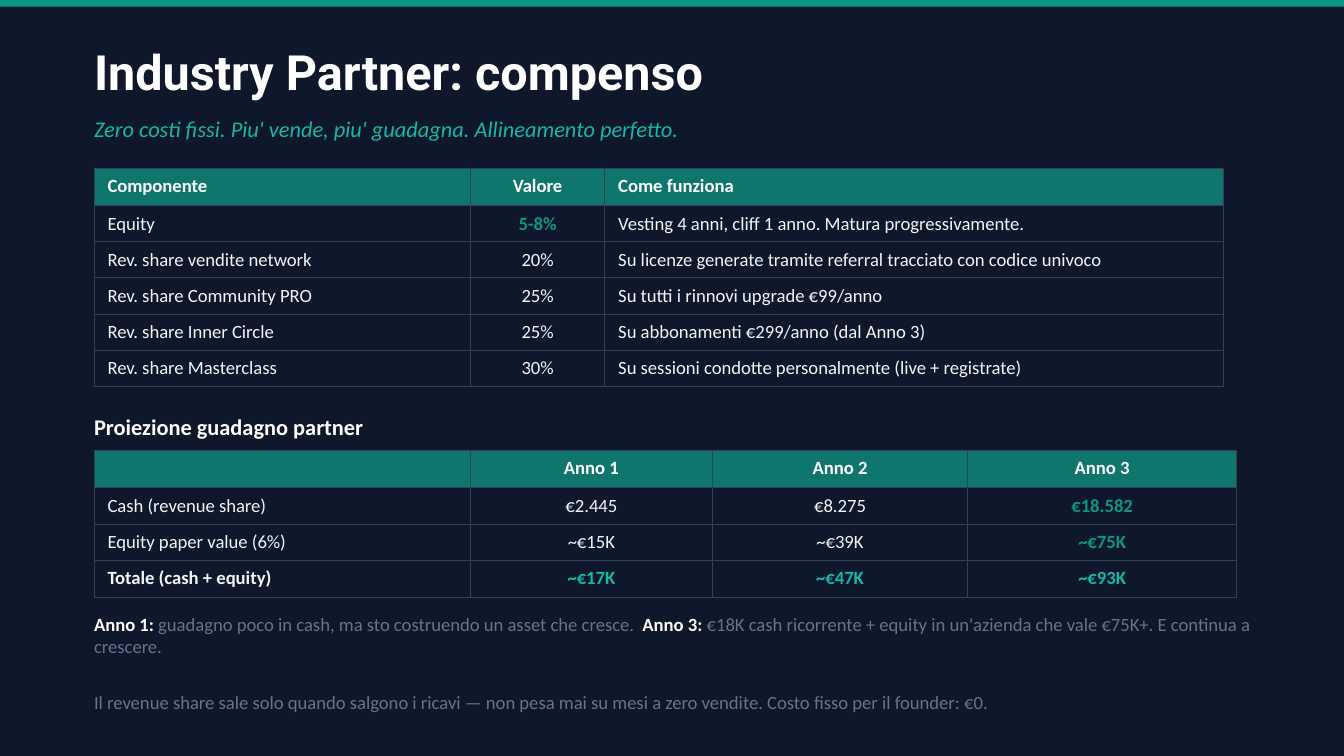
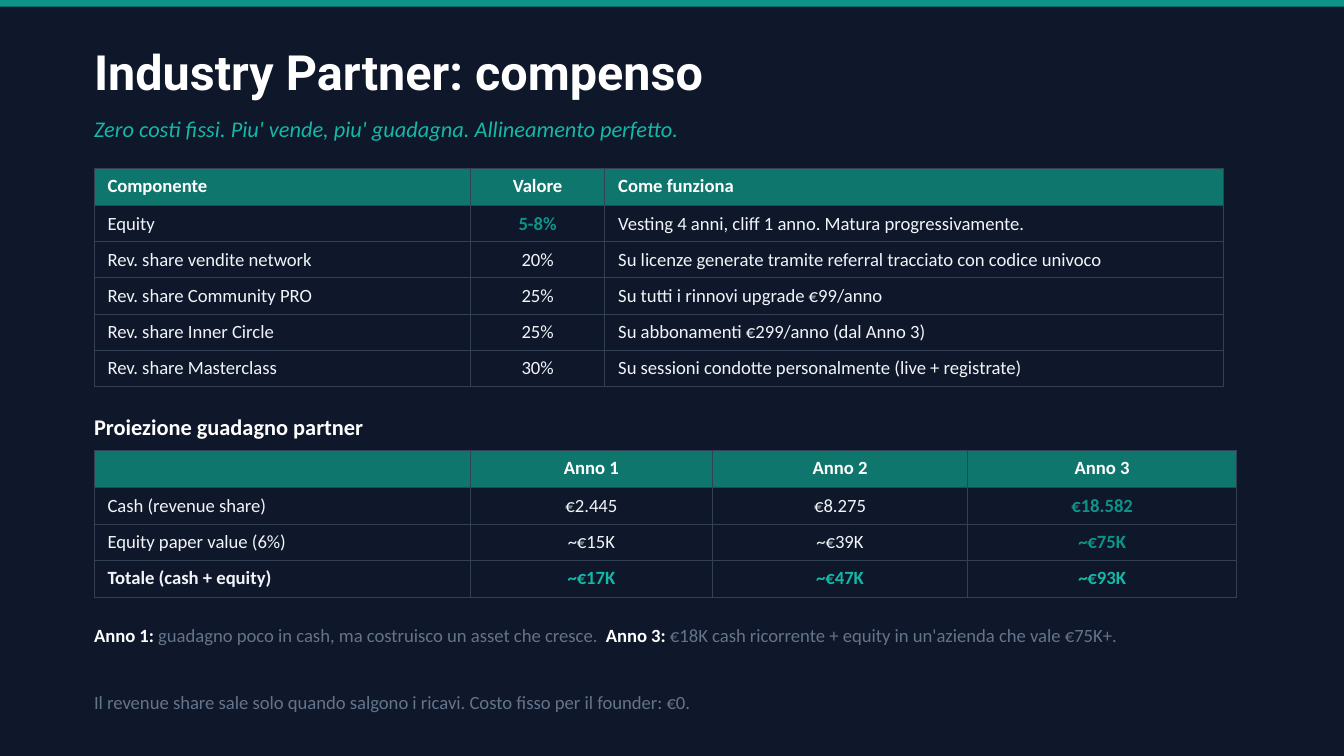
Before and after one commit to gverardo87-lab/FitManager_Studio-, a slide deck: slide 18 of docs/FitManager_PitchDeck.pptx. Drawn at 1344x756 pixels with LibreOffice and Linux fonts; fonts in the diff are those of the drawing. Boxes give left, top, right and bottom in pixels: in the first picture for what was removed or moved away, otherwise in the second. Text is boxed around its words. In the diff, an @@ line names an element or a change of style, - is before the commit and + after.

```diff
--- a/docs/FitManager_PitchDeck.pptx
+++ b/docs/FitManager_PitchDeck.pptx
@@ text at (94, 629, 1117, 645): text changed @@
-Anno 1: guadagno poco in cash, ma sto costruendo un asset che cresce. Anno 3: €18K cash ricorrente + equity in un'azienda che vale €75K+. E continua a crescere.
+Anno 1: guadagno poco in cash, ma costruisco un asset che cresce. Anno 3: €18K cash ricorrente + equity in un'azienda che vale €75K+.
@@ text at (94, 696, 691, 712): text changed @@
-Il revenue share sale solo quando salgono i ricavi — non pesa mai su mesi a zero vendite. Costo fisso per il founder: €0.
+Il revenue share sale solo quando salgono i ricavi. Costo fisso per il founder: €0.
```
Also in this commit, not shown: 8 other slides changed, 1 other file.
